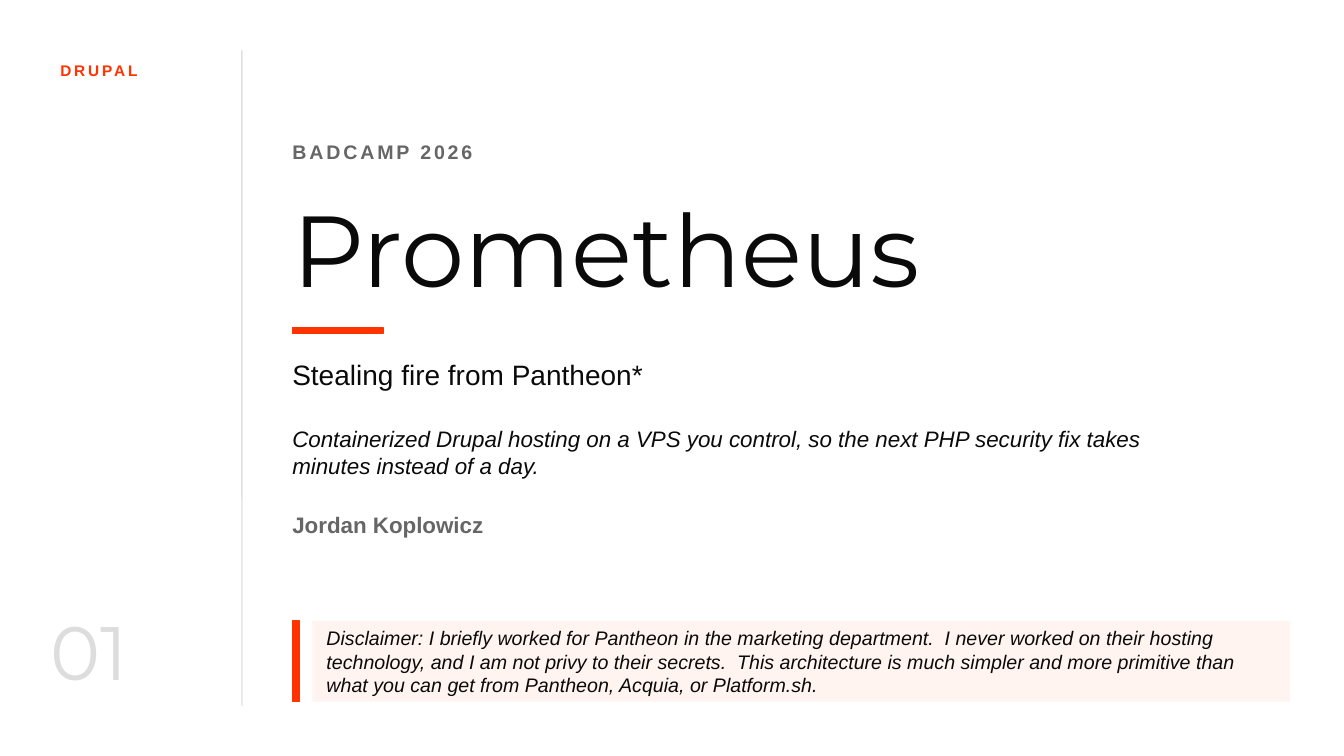
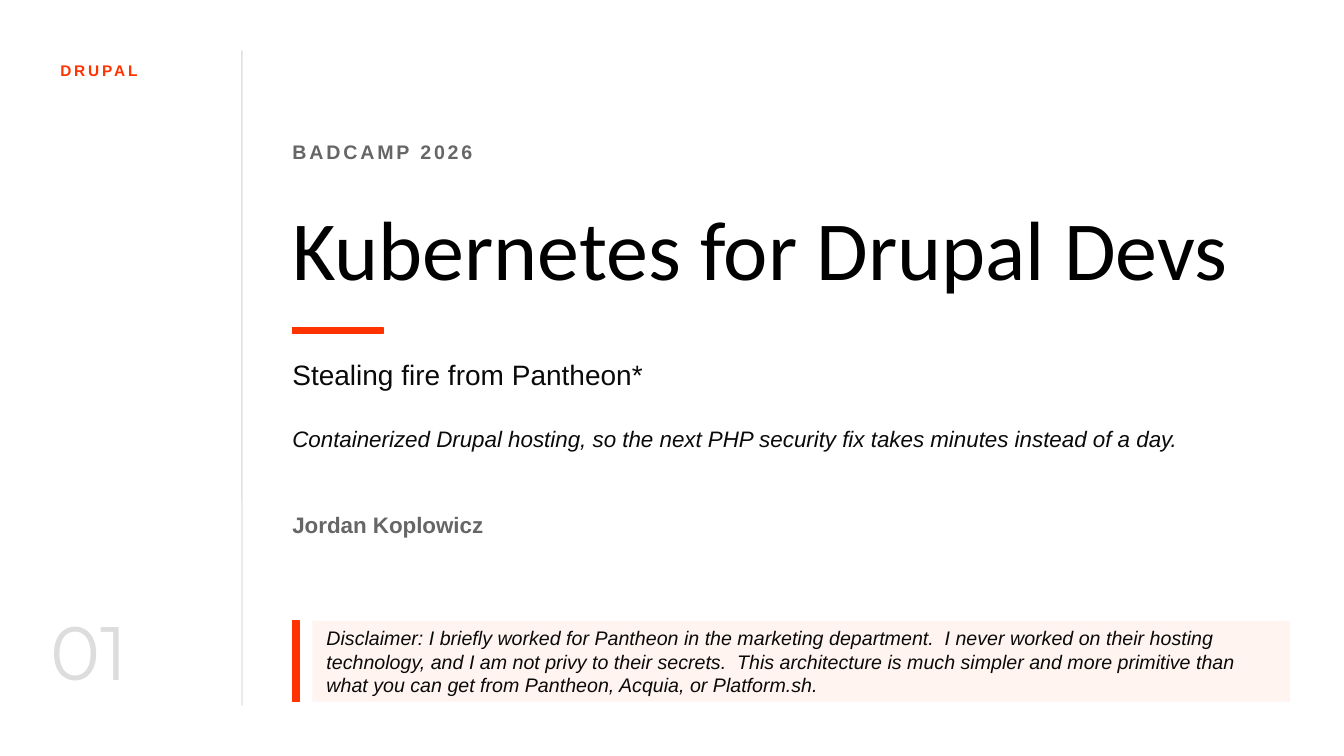
Before and after one commit to koppieesq/prometheus, a slide deck: slide 1 of presentation/prometheus-badcamp-2026.pptx. Drawn at 1344x756 pixels with LibreOffice and Linux fonts; fonts in the diff are those of the drawing. Boxes give left, top, right and bottom in pixels: in the first picture for what was removed or moved away, otherwise in the second. Text is boxed around its words. In the diff, an @@ line names an element or a change of style, - is before the commit and + after.

Commit message:
2nd draft of pptx

```diff
--- a/presentation/prometheus-badcamp-2026.pptx
+++ b/presentation/prometheus-badcamp-2026.pptx
@@ text at (x1=292, y1=221, x2=1227, y2=294): text changed; size 72 to 60 pt; font Montserrat to Calibri; text colour #0A0A0A to #000000 @@
-Prometheus
+Kubernetes for Drupal Devs
@@ text at (x1=292, y1=430, x2=1177, y2=452): text changed @@
-Containerized Drupal hosting on a VPS you control, so the next PHP security fix takes minutes instead of a day.
+Containerized Drupal hosting, so the next PHP security fix takes minutes instead of a day.
```
Also in this commit, not shown: 12 other slides changed, 4 slides added.
